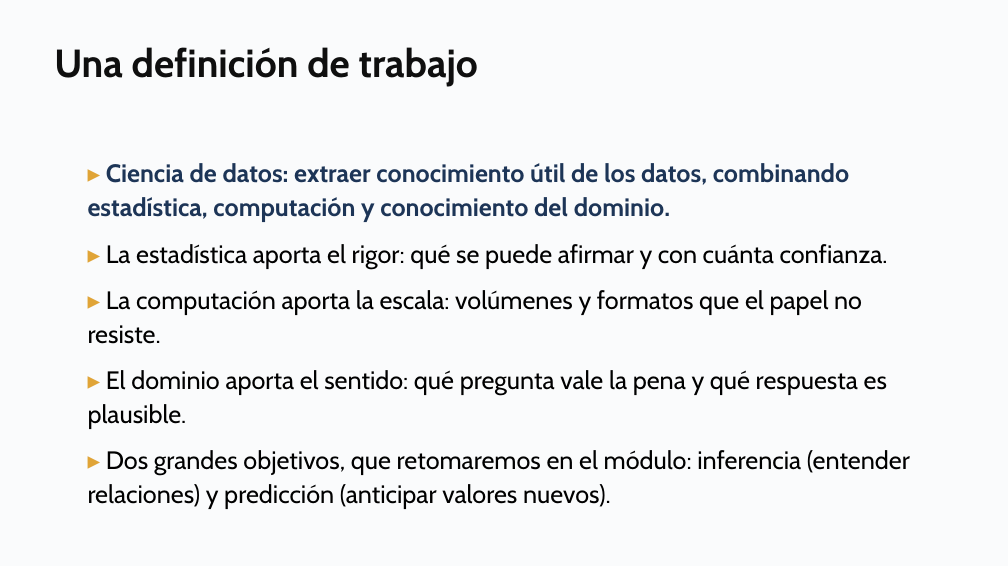
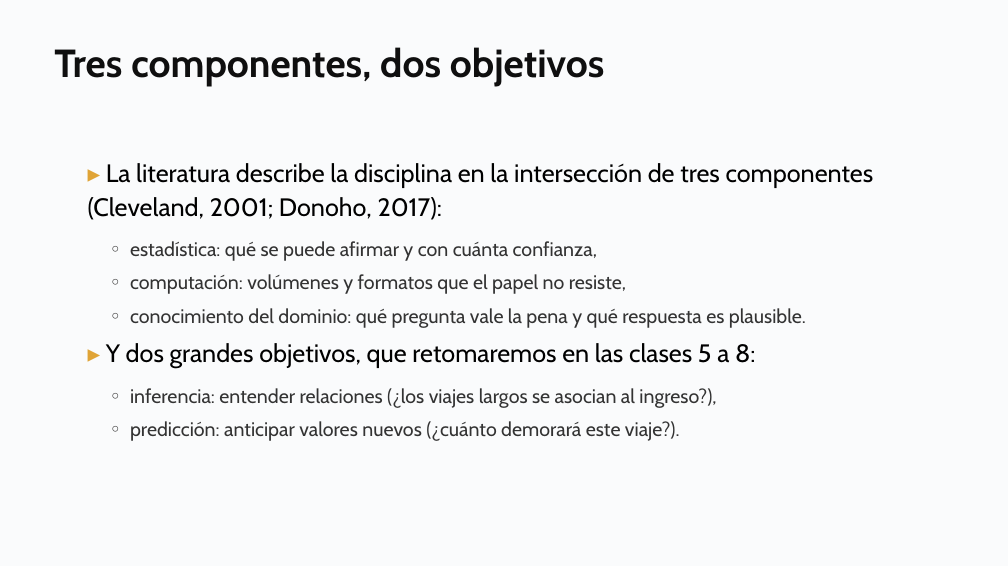
Before and after one commit to daniopitz/diplomado-cdd, a slide deck: slide 6 of presentaciones/clase01_fundamentos_ecosistema.pptx (slide 11 before the commit). Drawn at 1008x566 pixels with LibreOffice and Linux fonts; fonts in the diff are those of the drawing. Boxes give left, top, right and bottom in pixels: in the first picture for what was removed or moved away, otherwise in the second. Text is boxed around its words. In the diff, an @@ line names an element or a change of style, - is before the commit and + after.

```diff
--- a/presentaciones/clase01_fundamentos_ecosistema.pptx
+++ b/presentaciones/clase01_fundamentos_ecosistema.pptx
@@ text at [54,47,604,87]: text changed @@
-Una definición de trabajo
+Tres componentes, dos objetivos
@@ text at [88,163,874,441]: text changed; size 18 to 14 pt; text colour #000000 to #333333 @@
-▸ Ciencia de datos: extraer conocimiento útil de los datos, combinando estadística, computación y conocimiento del dominio.
-▸ La estadística aporta el rigor: qué se puede afirmar y con cuánta confianza.
-▸ La computación aporta la escala: volúmenes y formatos que el papel no resiste.
-▸ El dominio aporta el sentido: qué pregunta vale la pena y qué respuesta es plausible.
-▸ Dos grandes objetivos, que retomaremos en el módulo: inferencia (entender relaciones) y predicción (anticipar valores nuevos).
+▸ La literatura describe la disciplina en la intersección de tres componentes (Cleveland, 2001; Donoho, 2017):
+◦ estadística: qué se puede afirmar y con cuánta confianza,
+◦ computación: volúmenes y formatos que el papel no resiste,
+◦ conocimiento del dominio: qué pregunta vale la pena y qué respuesta es plausible.
+▸ Y dos grandes objetivos, que retomaremos en las clases 5 a 8:
+◦ inferencia: entender relaciones (¿los viajes largos se asocian al ingreso?),
+◦ predicción: anticipar valores nuevos (¿cuánto demorará este viaje?).
```
Also in this commit, not shown: 9 other slides changed, 2 slides added, 1 other file.
